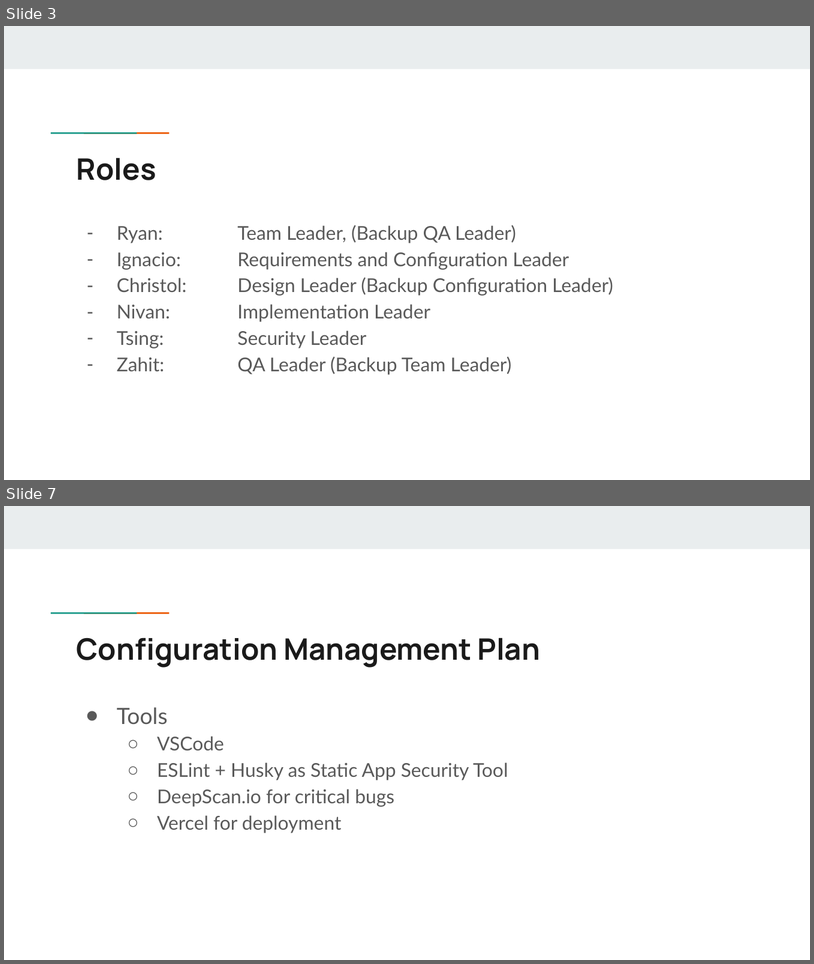
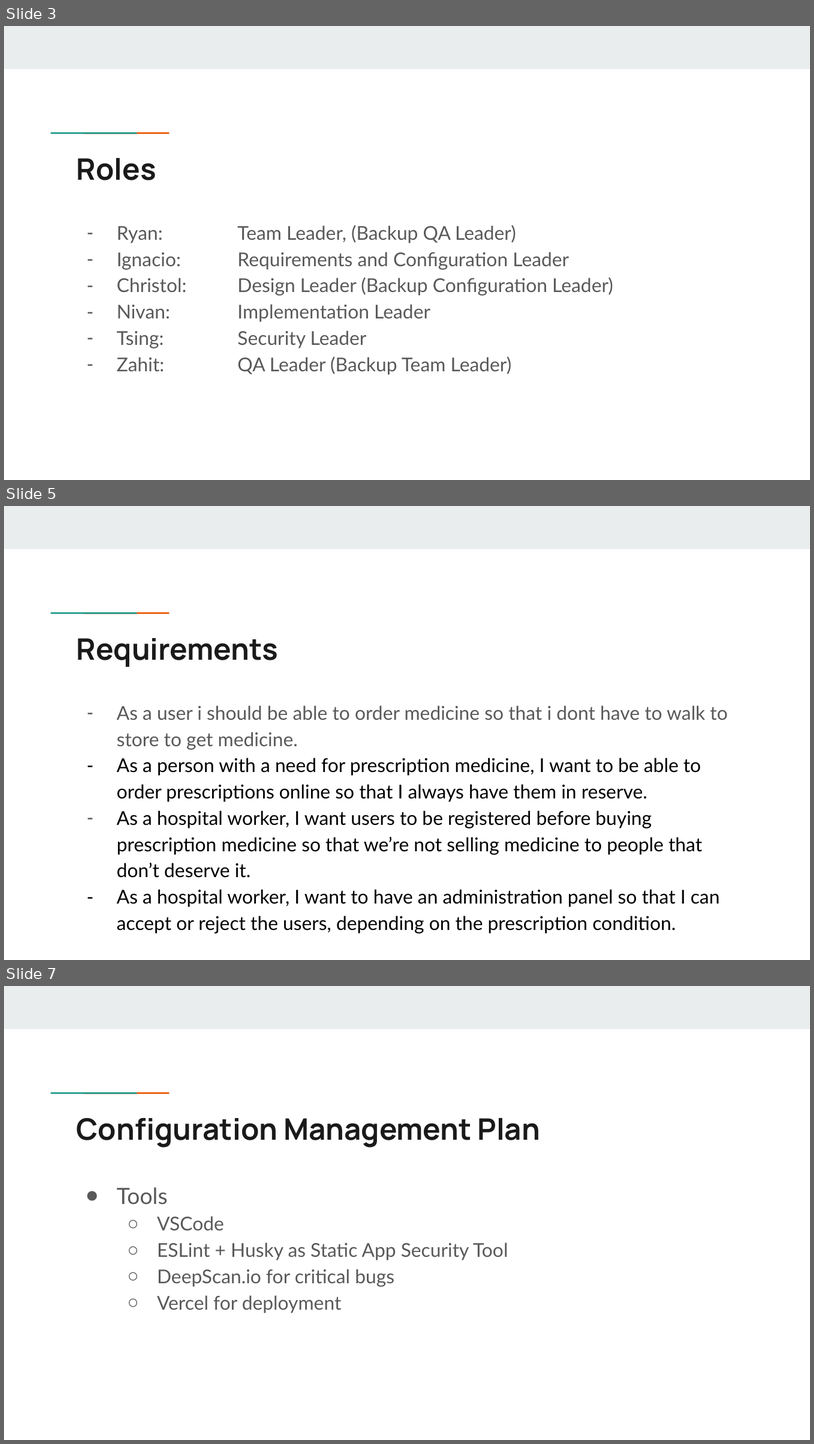
Before and after one commit to christorange/rxcellent, a slide deck: doc/Iteration0/Iter0_Presentation.pptx. Shown one above the other, each under a label of ours: slides 3 and 7 before the commit, slides 3, 5 and 7 after it; the slides between them are not shown. The pictures are 814x964 and 814x1444 pixels, drawn with LibreOffice and Linux fonts; fonts in the diff are those of the drawing. Boxes give left, top, right and bottom in pixels: in the first picture for what was removed or moved away, otherwise in the second. Text is boxed around its words. In the diff, an @@ line names an element or a change of style, - is before the commit and + after.

```diff
--- a/doc/Iteration0/Iter0_Presentation.pptx
+++ b/doc/Iteration0/Iter0_Presentation.pptx
@@ slide 5 added at bbox=[4, 506, 810, 960], background #FFFFFF; not listed: 3 template elements that a slide beside it also shows @@
@@ title added at bbox=[77, 638, 279, 667], 26.4 pt, text #1A1A1A, bold @@
+Requirements
@@ text added at bbox=[117, 705, 728, 933], 17 pt, text #000000 @@
+– As a user i should be able to order medicine so that i dont have to walk to store to get medicine.
+– As a person with a need for prescription medicine, I want to be able to order prescriptions online so that I always have them in reserve.
+– As a hospital worker, I want users to be registered before buying prescription medicine so that we’re not selling medicine to people that don’t deserve it.
+– As a hospital worker, I want to have an administration panel so that I can accept or reject the users, depending on the prescription condition.
```
Also in this commit, not shown: 2 slides changed, 1 other slide added, 2 slides removed.
